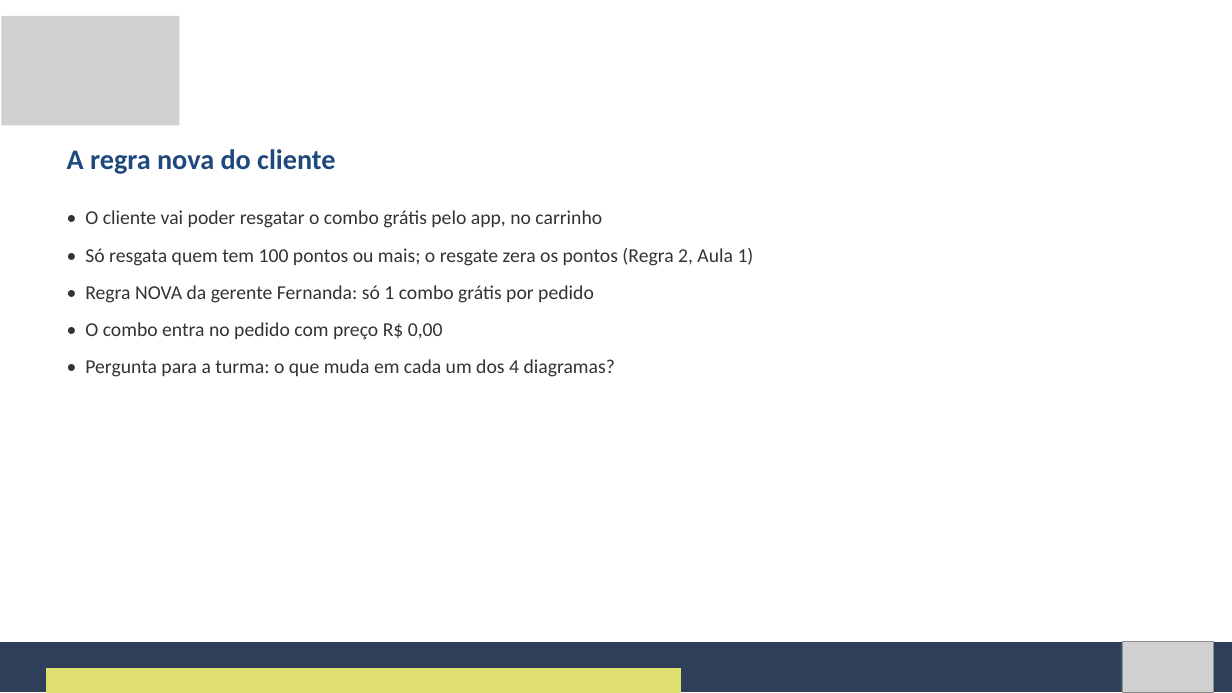
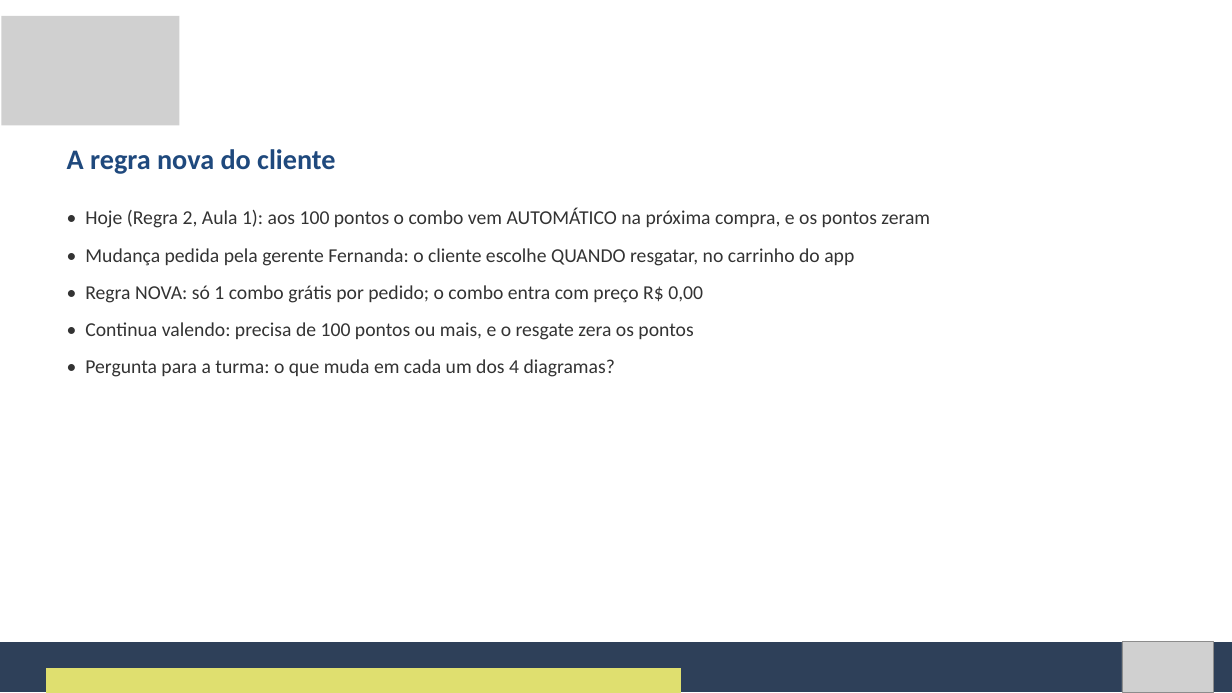
Before and after one commit to Natan20/Curso-Modelagem-De-Sistemas-Material, a slide deck: slide 47 of Aula 09 - 15-10-2026/Aula 9 - Slides.pptx. Drawn at 1232x693 pixels with LibreOffice and Linux fonts; fonts in the diff are those of the drawing; grey boxes stand for pictures. Boxes give left, top, right and bottom in pixels: in the first picture for what was removed or moved away, otherwise in the second. Text is boxed around its words. In the diff, an @@ line names an element or a change of style, - is before the commit and + after.

Commit message:
Aula 9: atualiza apostila e slides

```diff
--- a/Aula 09 - 15-10-2026/Aula 9 - Slides.pptx
+++ b/Aula 09 - 15-10-2026/Aula 9 - Slides.pptx
@@ text at [85, 208, 930, 340]: text changed @@
-• O cliente vai poder resgatar o combo grátis pelo app, no carrinho
-• Só resgata quem tem 100 pontos ou mais; o resgate zera os pontos (Regra 2, Aula 1)
-• Regra NOVA da gerente Fernanda: só 1 combo grátis por pedido
-• O combo entra no pedido com preço R$ 0,00
+• Hoje (Regra 2, Aula 1): aos 100 pontos o combo vem AUTOMÁTICO na próxima compra, e os pontos zeram
+• Mudança pedida pela gerente Fernanda: o cliente escolhe QUANDO resgatar, no carrinho do app
+• Regra NOVA: só 1 combo grátis por pedido; o combo entra com preço R$ 0,00
+• Continua valendo: precisa de 100 pontos ou mais, e o resgate zera os pontos
```
Also in this commit, not shown: 12 other slides changed, 13 slides added, 25 slides removed, 2 other files.
